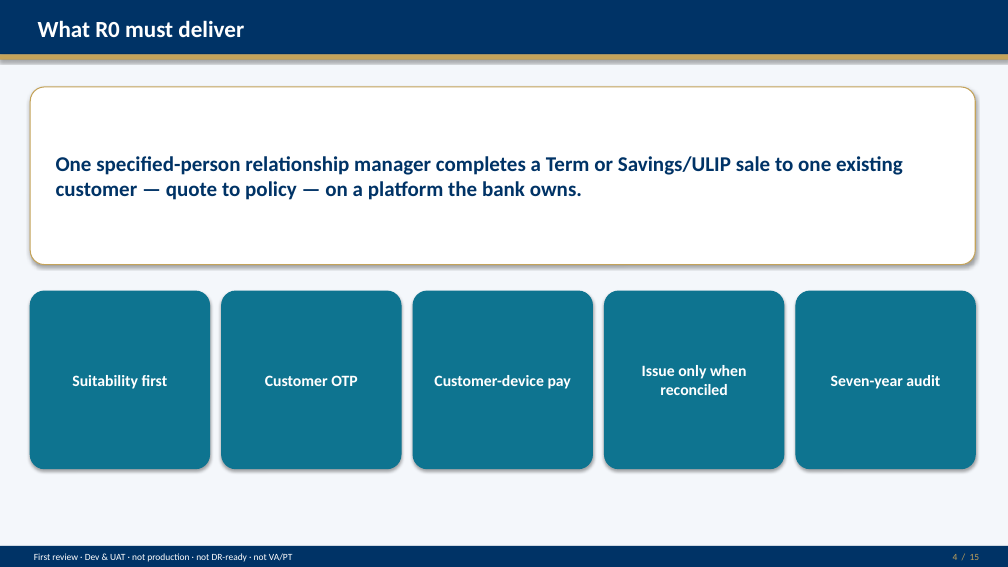
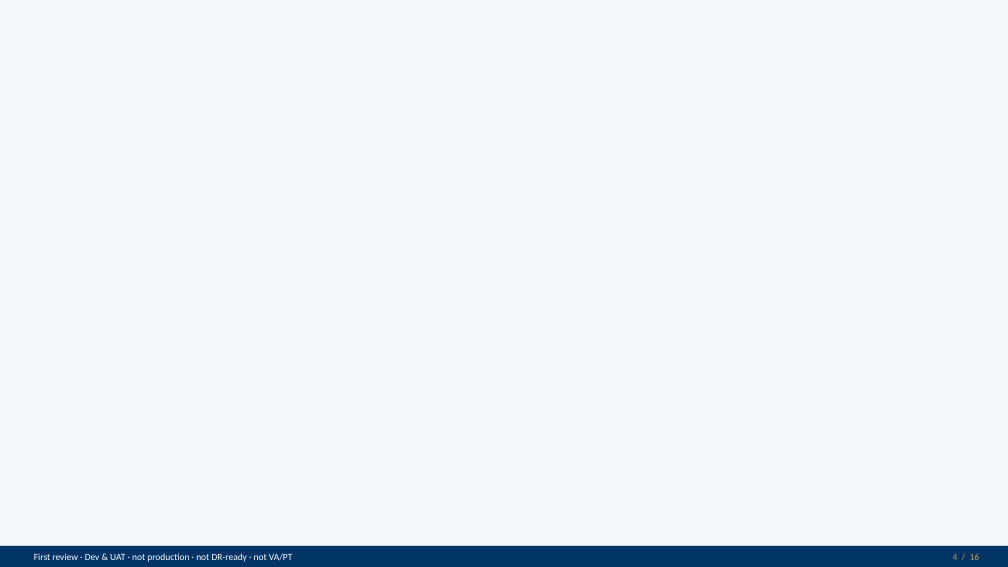
Before and after one commit to Mahesh38/bank-insurance-platform, a slide deck: slide 4 of docs/architecture/arb-prerequisites/exports/AU-NIP-R0-ARB-First-Review-DEV-UAT-2026-09-14.pptx. Drawn at 1008x567 pixels with LibreOffice and Linux fonts; fonts in the diff are those of the drawing; background and template pictures are left out; a plain dark background stands for a picture behind light text. Boxes give left, top, right and bottom in pixels: in the first picture for what was removed or moved away, otherwise in the second. Text is boxed around its words. In the diff, an @@ line names an element or a change of style, - is before the commit and + after.

```diff
--- a/docs/architecture/arb-prerequisites/exports/AU-NIP-R0-ARB-First-Review-DEV-UAT-2026-09-14.pptx
+++ b/docs/architecture/arb-prerequisites/exports/AU-NIP-R0-ARB-First-Review-DEV-UAT-2026-09-14.pptx
@@ background #FFFFFF to picture (left out) @@
@@ rectangle removed at (0,0,1008,54) @@
@@ text removed at (38,20,244,37) @@
-What R0 must deliver
@@ rectangle removed at (0,54,1008,60) @@
@@ rounded rectangle removed at (30,87,975,265) @@
-One specified-person relationship manager completes a Term or Savings/ULIP sale to one existing customer — quote to policy — on a platform the bank owns.
@@ rounded rectangle removed at (30,291,209,469) @@
-Suitability first
@@ rounded rectangle removed at (222,291,401,469) @@
-Customer OTP
@@ rounded rectangle removed at (413,291,592,469) @@
-Customer-device pay
@@ rounded rectangle removed at (605,291,784,469) @@
-Issue only when reconciled
@@ rounded rectangle removed at (796,291,975,469) @@
-Seven-year audit
```
Also in this commit, not shown: 12 other slides changed, 3 slides added, 2 slides removed, 10 other files.
